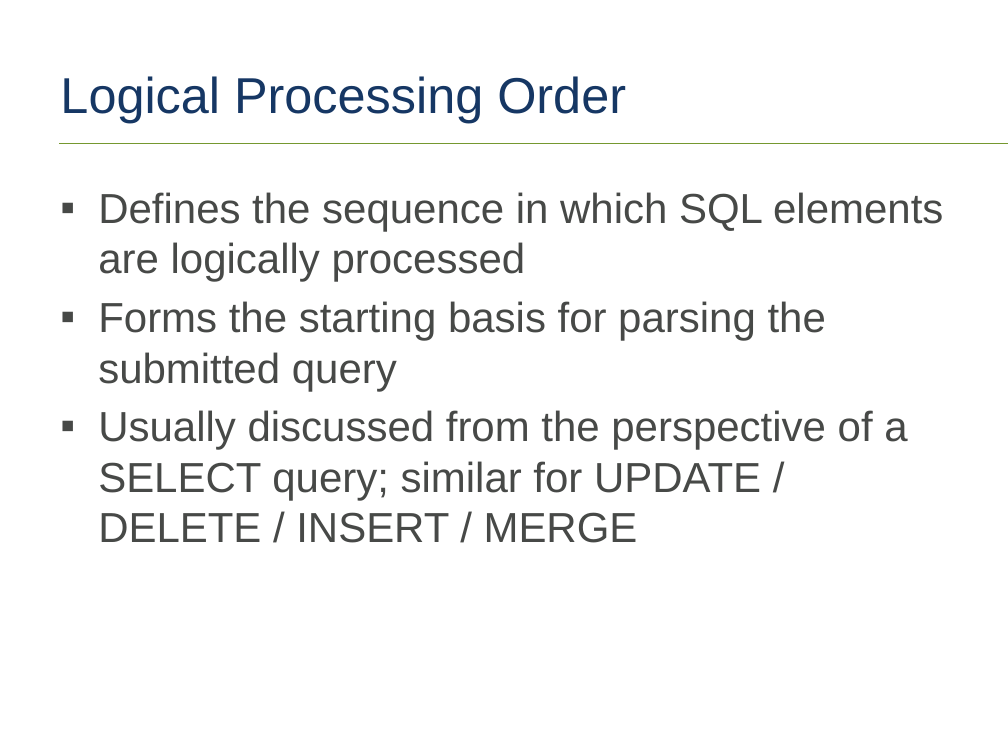
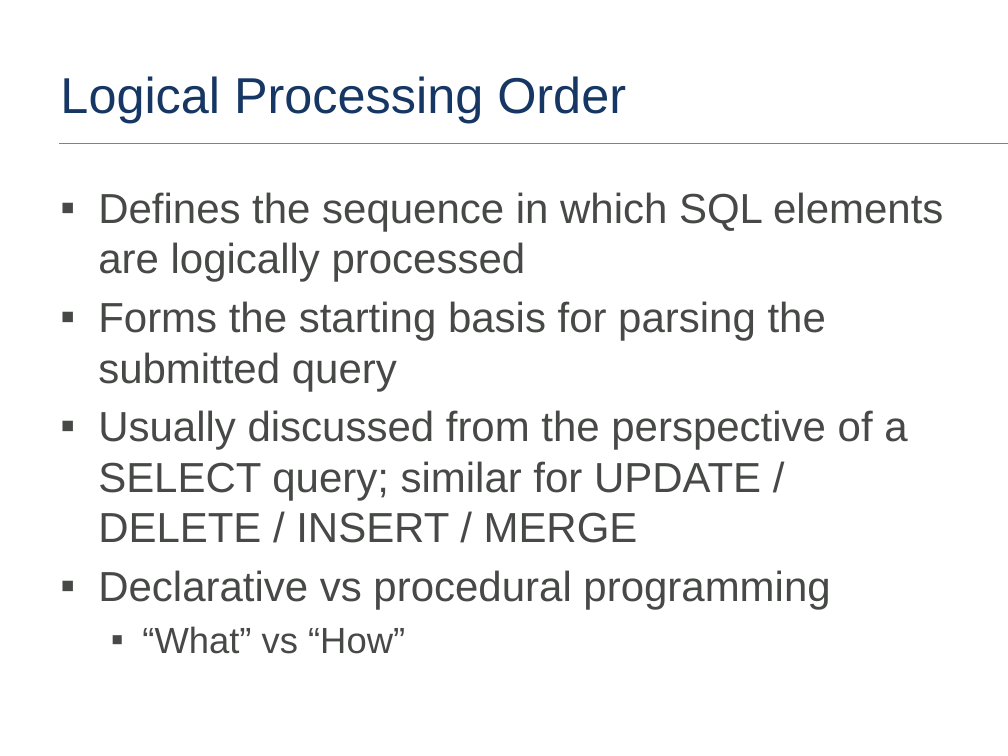
Before and after one commit to tf3604/OptimizerPresentation, a slide deck: slide 10 of Optimizer.pptx. Drawn at 1008x756 pixels with LibreOffice and Linux fonts; fonts in the diff are those of the drawing; background and template pictures are left out. Boxes give left, top, right and bottom in pixels: in the first picture for what was removed or moved away, otherwise in the second. Text is boxed around its words. In the diff, an @@ line names an element or a change of style, - is before the commit and + after.

```diff
--- a/Optimizer.pptx
+++ b/Optimizer.pptx
@@ text at bbox=[98, 570, 830, 654]: paragraphs added @@
+▪ Declarative vs procedural programming
+  ▪ “What” vs “How”
```
Also in this commit, not shown: 12 other slides changed, 2 slides added.
